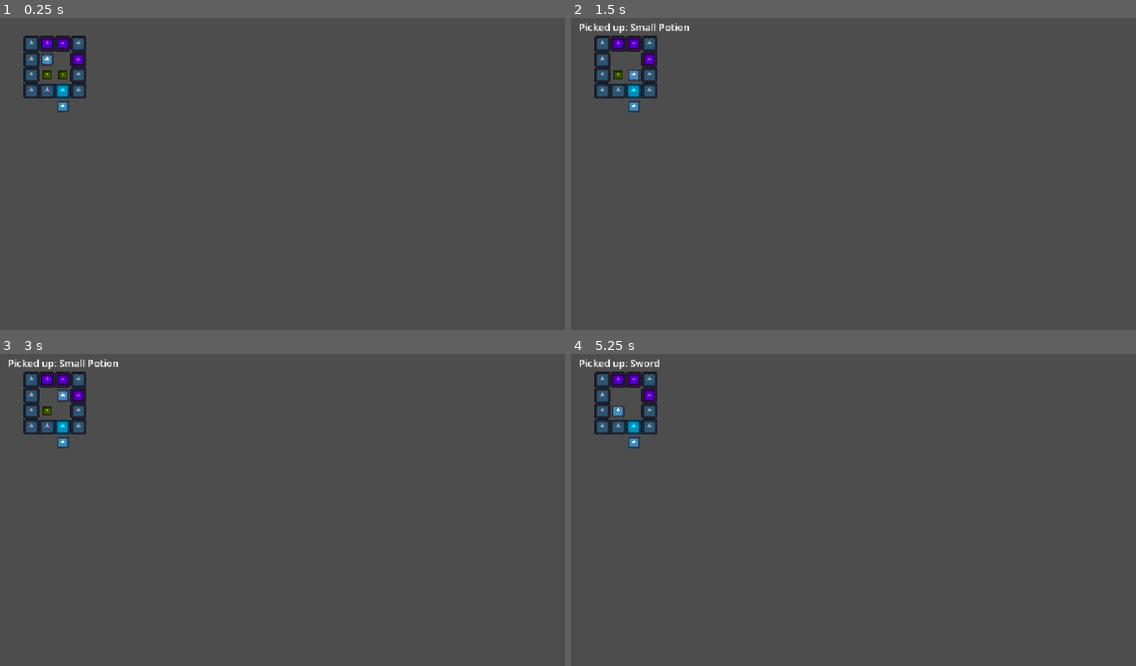
Above: before the commit, frames 1-4 (two rows, left to right).
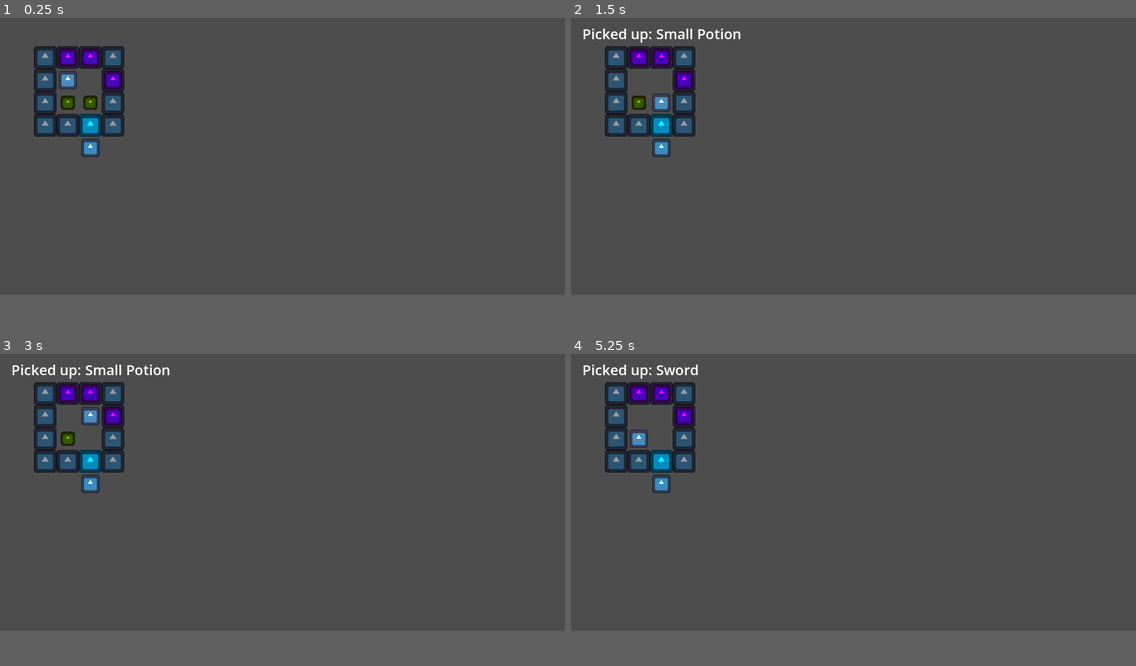
Above: after the commit, the same moments.

Repository: yifan-lee/Realmwand_The_First_Tower
Game: Godot game, scene res://scenes/main.tscn
The game is run twice, just before and just after one commit, with the same random seed, the same clock (stepped at 60 frames per second) and the same inputs. The engine's default icon, where the game draws it, is replaced by a stand-in: a white triangle on a blue panel in a dark square.
Inputs:
- Up to frame 1 (0.25 s): no input
- Up to frame 2 (1.5 s): tap Enter at 0.5 s; hold D (move_right) 0.53-1.28 s; hold E (interact) 0.53-1.28 s; tap Space at 1.25 s; hold S (move_down) from 1.28 s (still down); tap E (interact) at 1.35 s
- Up to frame 3 (3 s): tap Enter at 2 s; release S (move_down) at 2.03 s; hold D (move_right) 2.03-2.78 s; hold E (interact) 2.03-2.78 s; tap Space at 2.75 s; hold W (move_up) from 2.78 s (still down); tap E (interact) at 2.85 s
- Up to frame 4 (5.25 s): release W (move_up) at 3.53 s; hold E (interact) 3.53-4.28 s; hold A (move_left) 3.53-5.03 s; tap Enter at 4.25 s; tap E (interact) at 4.35 s; tap Space at 5 s; hold S (move_down) from 5.03 s (still down); hold E (interact) from 5.03 s (still down)
In our replay, the window is 800x450 before the commit and 800x400 after it. These sizes can differ from the game's own. Grey fills any space a smaller window leaves; there, only what the larger window draws over its background counts as a difference.

The runs differ from the first frame. In frame 1, 4.8% of the frame differs, in the area x 4-22%, y 5-45%; in frame 2, 5.3%, in the area x 1-30%, y 1-45%; in frame 3, 5.3%; in frame 4, 5.0%.

Commit message:
add battle scene

Diff:
--- a/project.godot
+++ b/project.godot
@@ -17,6 +17,8 @@
 
 [display]
 
+window/size/viewport_width=800
+window/size/viewport_height=400
 window/stretch/mode="canvas_items"
 window/stretch/aspect="expand"
 
--- /dev/null
+++ b/scenes/battle/battle.tscn
@@ -0,0 +1,95 @@
+[gd_scene format=3 uid="uid://bdjya4pl3jx5m"]
+
+[ext_resource type="Script" uid="uid://bqi75peflxqfy" path="res://scripts/battle.gd" id="1_7gynk"]
+
+[node name="Battle" type="Control" unique_id=549339133]
+layout_mode = 3
+anchors_preset = 0
+offset_right = 640.0
+offset_bottom = 360.0
+script = ExtResource("1_7gynk")
+
+[node name="Background" type="ColorRect" parent="." unique_id=1031443908]
+layout_mode = 1
+anchors_preset = 15
+anchor_right = 1.0
+anchor_bottom = 1.0
+grow_horizontal = 2
+grow_vertical = 2
+color = Color(0.19434929, 0.19434926, 0.19434926, 1)
+
+[node name="EnemyPanel" type="PanelContainer" parent="." unique_id=723663111]
+layout_mode = 0
+offset_left = 400.0
+offset_top = 50.0
+offset_right = 443.0
+offset_bottom = 112.0
+
+[node name="EnemyInfo" type="VBoxContainer" parent="EnemyPanel" unique_id=1691214919]
+layout_mode = 2
+
+[node name="EnemyName" type="Label" parent="EnemyPanel/EnemyInfo" unique_id=1612511414]
+layout_mode = 2
+text = "Slime"
+
+[node name="EnemyHP" type="ProgressBar" parent="EnemyPanel/EnemyInfo" unique_id=1590713710]
+layout_mode = 2
+value = 100.0
+
+[node name="EnemyATB" type="ProgressBar" parent="EnemyPanel/EnemyInfo" unique_id=316025293]
+layout_mode = 2
+show_percentage = false
+
+[node name="PlayerPanel" type="PanelContainer" parent="." unique_id=1750587645]
+layout_mode = 0
+offset_left = 40.0
+offset_top = 190.0
+offset_right = 80.0
+offset_bottom = 275.0
+
+[node name="PlayerInfo" type="VBoxContainer" parent="PlayerPanel" unique_id=785357023]
+layout_mode = 2
+
+[node name="PlayerName" type="Label" parent="PlayerPanel/PlayerInfo" unique_id=906685808]
+layout_mode = 2
+text = "Hero"
+
+[node name="PlayerHP" type="ProgressBar" parent="PlayerPanel/PlayerInfo" unique_id=1734631920]
+layout_mode = 2
+value = 100.0
+
+[node name="PlayerATB" type="ProgressBar" parent="PlayerPanel/PlayerInfo" unique_id=1280584688]
+layout_mode = 2
+show_percentage = false
+
+[node name="ActionPanel" type="PanelContainer" parent="." unique_id=2025652640]
+layout_mode = 0
+offset_left = 360.0
+offset_top = 240.0
+offset_right = 466.0
+offset_bottom = 325.0
+
+[node name="Actions" type="HBoxContainer" parent="ActionPanel" unique_id=2028659940]
+layout_mode = 2
+
+[node name="AttackButton" type="Button" parent="ActionPanel/Actions" unique_id=355636496]
+layout_mode = 2
+text = "Attack"
+
+[node name="ItemButton" type="Button" parent="ActionPanel/Actions" unique_id=328725931]
+layout_mode = 2
+disabled = true
+text = "Item"
+
+[node name="ResultButton" type="Button" parent="ActionPanel/Actions" unique_id=2075569573]
+visible = false
+layout_mode = 2
+text = "Continue"
+
+[node name="BattleMessage" type="Label" parent="." unique_id=1930228769]
+layout_mode = 0
+offset_left = 20.0
+offset_top = 20.0
+offset_right = 159.0
+offset_bottom = 43.0
+text = "A slime appeared!"
--- /dev/null
+++ b/scripts/battle.gd
@@ -0,0 +1,108 @@
+class_name Battle
+extends Control
+
+signal battle_finished(victory: bool)
+
+@onready var player_atb: ProgressBar = $PlayerPanel/PlayerInfo/PlayerATB
+@onready var enemy_atb: ProgressBar = $EnemyPanel/EnemyInfo/EnemyATB
+@onready var attack_button: Button = $ActionPanel/Actions/AttackButton
+@onready var battle_message: Label = $BattleMessage
+@onready var enemy_hp: ProgressBar = $EnemyPanel/EnemyInfo/EnemyHP
+@onready var player_hp: ProgressBar = $PlayerPanel/PlayerInfo/PlayerHP
+@onready var item_button: Button = $ActionPanel/Actions/ItemButton
+@onready var result_button: Button = $ActionPanel/Actions/ResultButton
+
+const PLAYER_ATB_SPEED: float = 35.0
+const ENEMY_ATB_SPEED: float = 25.0
+const PLAYER_ATTACK_DAMAGE: float = 30.0
+const ENEMY_ATTACK_DAMAGE: float = 30.0
+
+var battle_active: bool = true
+var player_won: bool = false
+
+func _ready() -> void:
+	attack_button.disabled = true
+	attack_button.pressed.connect(_on_attack_button_pressed)
+	result_button.pressed.connect(_on_result_button_pressed)
+
+func _process(delta: float) -> void:
+	if not battle_active:
+		return
+
+	player_atb.value = min(
+		player_atb.value + PLAYER_ATB_SPEED * delta,
+		player_atb.max_value
+	)
+
+	enemy_atb.value = min(
+		enemy_atb.value + ENEMY_ATB_SPEED * delta,
+		enemy_atb.max_value
+	)
+
+	if player_atb.value >= player_atb.max_value:
+		attack_button.disabled = false
+
+	if enemy_atb.value >= enemy_atb.max_value:
+		_enemy_attack()
+
+func _on_attack_button_pressed() -> void:
+	if not battle_active:
+		return
+
+	if player_atb.value < player_atb.max_value:
+		return
+
+	player_atb.value = 0.0
+	attack_button.disabled = true
+
+	enemy_hp.value = max(
+		enemy_hp.value - PLAYER_ATTACK_DAMAGE,
+		enemy_hp.min_value
+	)
+	battle_message.text = "Hero deals %.0f damage!" % PLAYER_ATTACK_DAMAGE
+
+	if enemy_hp.value <= enemy_hp.min_value:
+		_end_battle_victory()
+
+func _end_battle_victory() -> void:
+	battle_active = false
+	attack_button.disabled = true
+	player_atb.value = 0.0
+	enemy_atb.value = 0.0
+	battle_message.text = "Slime defeated!"
+
+	player_won = true
+	attack_button.visible = false
+	item_button.visible = false
+	result_button.text = "Continue"
+	result_button.visible = true
+
+func _enemy_attack() -> void:
+	if not battle_active:
+		return
+	enemy_atb.value = 0.0
+
+	player_hp.value = max(
+		player_hp.value - ENEMY_ATTACK_DAMAGE,
+		player_hp.min_value
+	)
+	battle_message.text = "Slime deals %.0f damage!" % ENEMY_ATTACK_DAMAGE
+
+	if player_hp.value <= player_hp.min_value:
+		_end_battle_defeated()
+
+func _end_battle_defeated() -> void:
+	battle_active = false
+	attack_button.disabled = true
+	player_atb.value = 0.0
+	enemy_atb.value = 0.0
+	battle_message.text = "Hero defeated!"
+	player_won = false
+	attack_button.visible = false
+	item_button.visible = false
+	result_button.text = "Retry"
+	result_button.visible = true
+
+func _on_result_button_pressed() -> void:
+	battle_finished.emit(player_won)
+	print("Battle finished. Victory: ", player_won)
Not shown, added: scripts/battle.gd.uid
